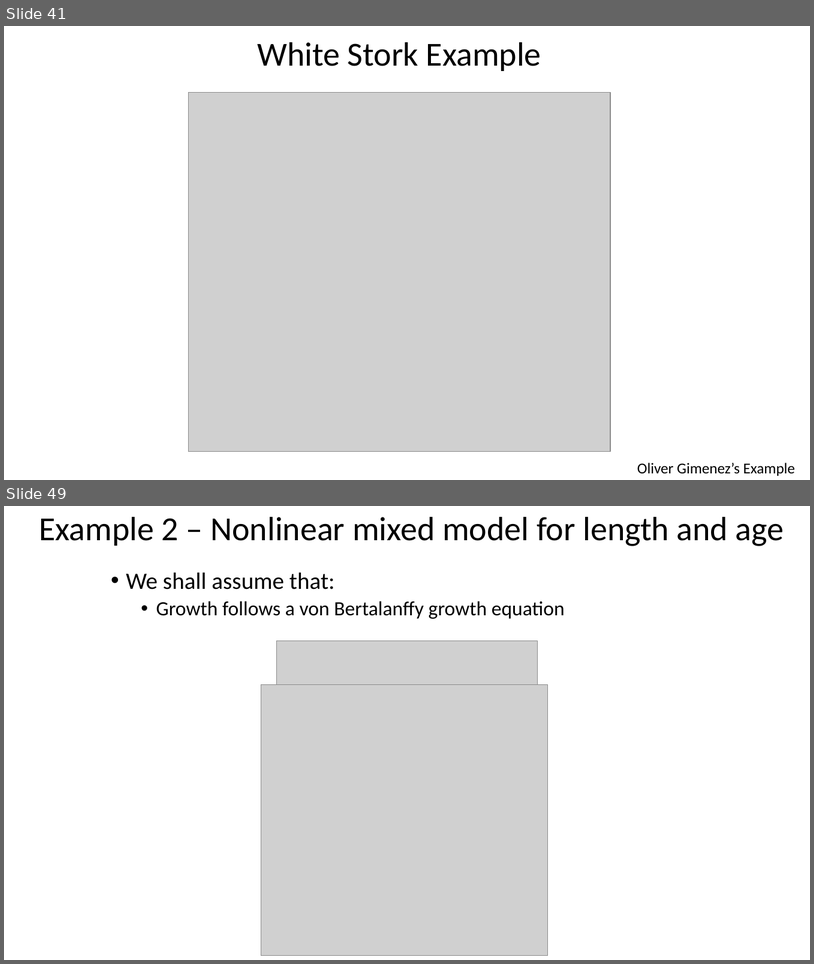
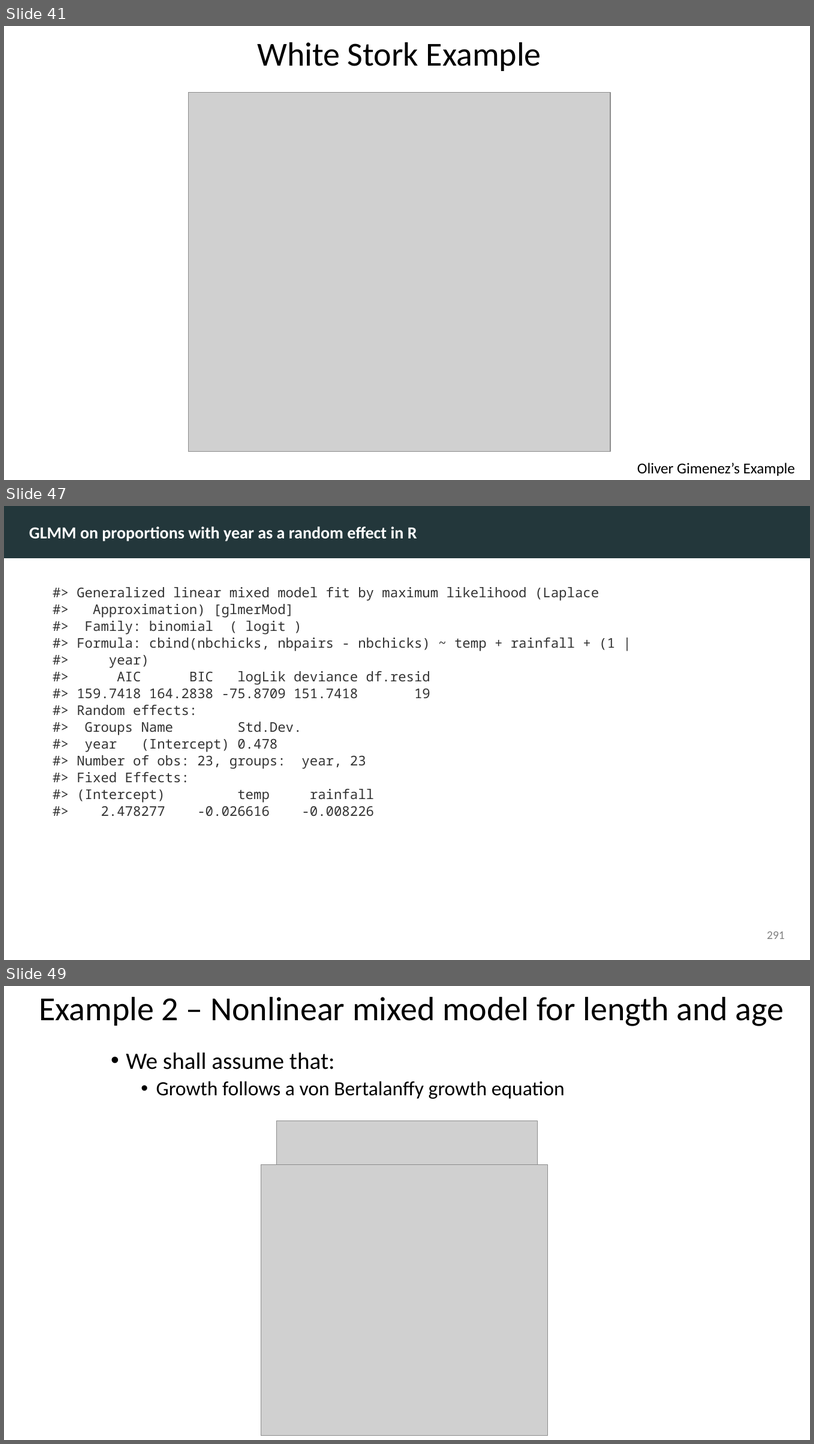
Before and after one commit to taaltree/FW536, a slide deck: Day3_MixedModels_ModelSelection/FW536_Day3_Morning_mixed effects_accessible.pptx. Shown one above the other, each under a label of ours: slides 41 and 49 before the commit, slides 41, 47 and 49 after it; the slides between them are not shown. The pictures are 814x964 and 814x1444 pixels, drawn with LibreOffice and Linux fonts; fonts in the diff are those of the drawing; grey boxes stand for pictures. Boxes give left, top, right and bottom in pixels: in the first picture for what was removed or moved away, otherwise in the second. Text is boxed around its words. In the diff, an @@ line names an element or a change of style, - is before the commit and + after.

```diff
--- a/Day3_MixedModels_ModelSelection/FW536_Day3_Morning_mixed effects_accessible.pptx
+++ b/Day3_MixedModels_ModelSelection/FW536_Day3_Morning_mixed effects_accessible.pptx
@@ slide 47 added at [4,506,810,960], background #FFFFFF @@
@@ rectangle added at [4,506,810,558], fill #23373B @@
@@ text added at [29,526,417,541], 20 pt, text #FFFFFF, bold @@
+GLMM on proportions with year as a random effect in R
@@ text added at [77,587,615,816], 16 pt, text #333333 @@
+#> Generalized linear mixed model fit by maximum likelihood (Laplace
+#> Approximation) [glmerMod]
+#> Family: binomial ( logit )
+#> Formula: cbind(nbchicks, nbpairs - nbchicks) ~ temp + rainfall + (1 |
+#> year)
+#> AIC BIC logLik deviance df.resid
+#> 159.7418 164.2838 -75.8709 151.7418 19
+#> Random effects:
+#> Groups Name Std.Dev.
+#> year (Intercept) 0.478
+#> Number of obs: 23, groups: year, 23
+#> Fixed Effects:
+#> (Intercept) temp rainfall
+#> 2.478277 -0.026616 -0.008226
@@ text added at [767,931,785,939], 14 pt, text #808080 @@
+291
```
Also in this commit, not shown: 5 slides changed, 4 other slides added, 5 slides removed.
